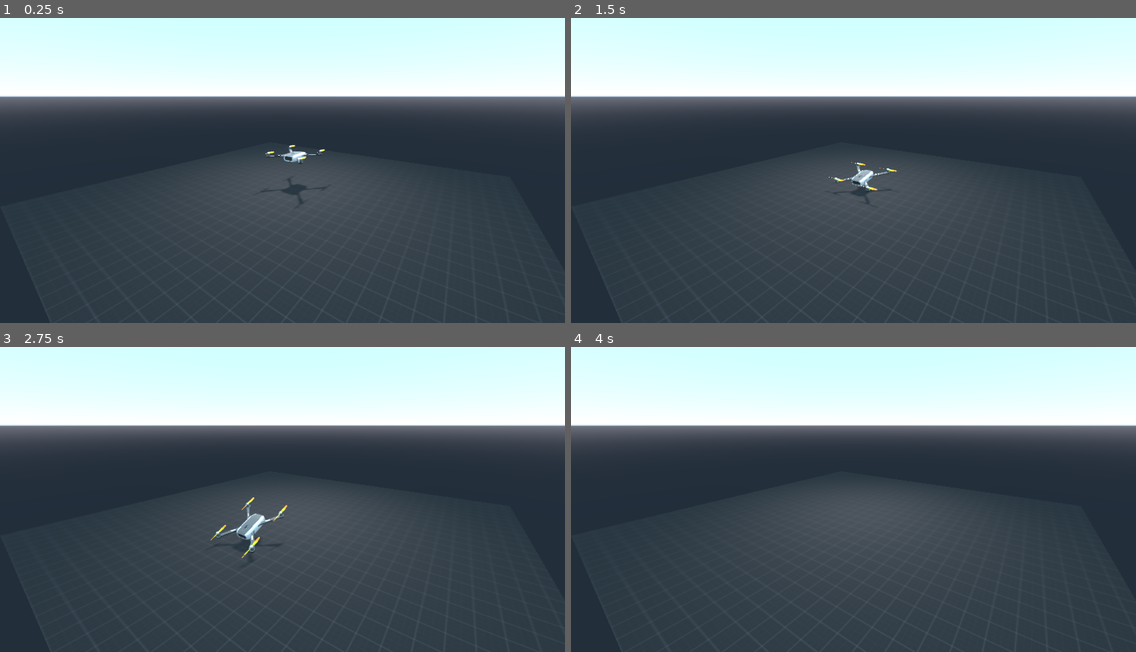
Above: before the commit, frames 1-4 (two rows, left to right).
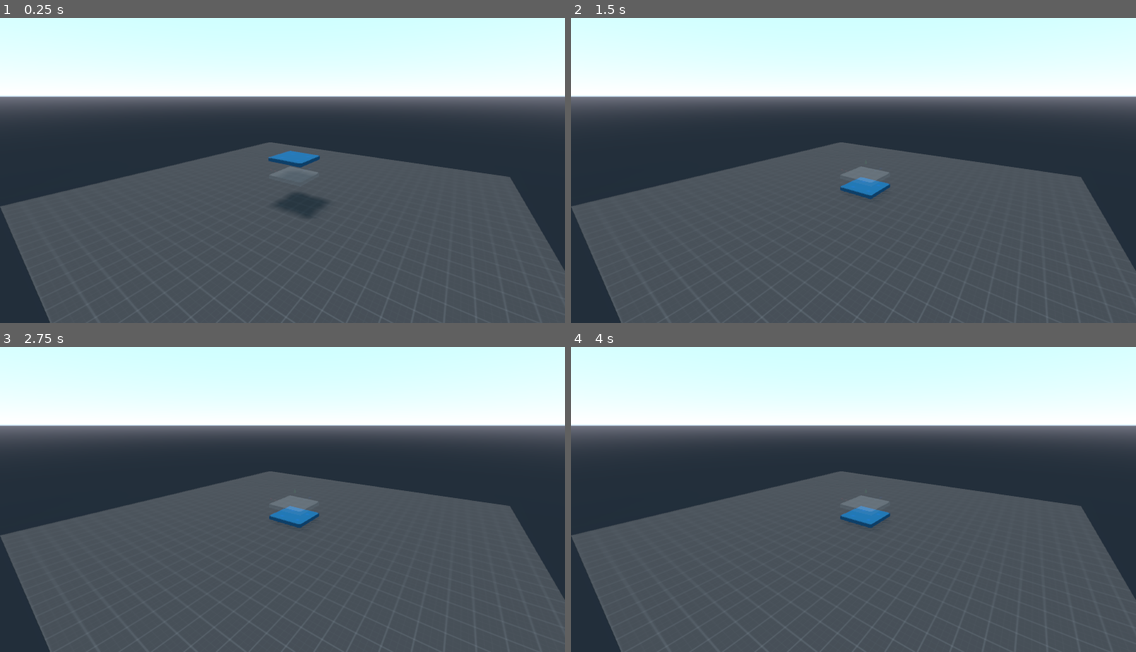
Above: after the commit, the same moments.

Repository: Yash-Pawar-2131/Drone-Simulator
Game: Godot game, scene res://scenes/world_2.tscn
Same seed, same stepped clock (60 frames per second), same inputs: the game is played once before the commit and once after it.
Inputs:
- Up to frame 1 (0.25 s): no input
- Up to frame 2 (1.5 s): no input
- Up to frame 3 (2.75 s): no input
- Up to frame 4 (4 s): no input

The runs differ from the first frame. In frame 1, 18% of the frame differs, in the area x 0-100%, y 40-100%; in frame 2, 18%; in frame 3, 18%; in frame 4, 18%.
Error after the commit: Parse Error: The identifier "rollError" isn't declared in the current scope. (res://scripts/Proto_Drone2.gd:80)

Commit message:
correct four individual forces from propeller

Diff:
--- a/project.godot
+++ b/project.godot
@@ -56,6 +56,11 @@
 "events": [ Object(InputEventJoypadMotion,"resource_local_to_scene":false,"resource_name":"","device":0,"axis":3,"axis_value":1.0,"script":null)
  ]
 }
+restart={
+"deadzone": 0.5,
+"events": [ Object(InputEventJoypadButton,"resource_local_to_scene":false,"resource_name":"","device":0,"button_index":11,"pressure":0.0,"pressed":false,"script":null)
+ ]
+}
 
 [physics]
 
--- a/scenes/world_2.tscn
+++ b/scenes/world_2.tscn
@@ -14,6 +14,7 @@
 [ext_resource path="res://scripts/Proto_Drone2.gd" type="Script" id=12]
 [ext_resource path="res://scenes/wing_0.gd" type="Script" id=13]
 [ext_resource path="res://scripts/xform_test.gd" type="Script" id=14]
+[ext_resource path="res://scripts/world_2.gd" type="Script" id=15]
 
 [sub_resource type="CubeMesh" id=1]
 
@@ -141,6 +142,7 @@
 uv1_offset = Vector3( -0.497, -0.49, 0 )
 
 [node name="Spatial" type="Spatial"]
+script = ExtResource( 15 )
 
 [node name="Floor" type="MeshInstance" parent="."]
 transform = Transform( 10, 0, 0, 0, 0.1, 0, 0, 0, 10, 0, 0, 0 )
@@ -153,8 +155,7 @@
 shape = SubResource( 5 )
 
 [node name="Desired_Drone_State" type="Spatial" parent="."]
-transform = Transform( 1, 0, 0, 0, 0.1, 0, 0, 0, 1, 0, 0.842582, 0 )
-visible = false
+transform = Transform( 1, 0, 0, 0, 0.1, 0, 0, 0, 1, 0, 0.923719, 0 )
 script = ExtResource( 3 )
 
 [node name="Desired_Drone_Mesh" type="MeshInstance" parent="Desired_Drone_State"]
@@ -195,19 +196,12 @@
 skeleton = NodePath("../..")
 material/0 = SubResource( 12 )
 
-[node name="SpotLight" type="SpotLight" parent="."]
-transform = Transform( 1, 0, 0, 0, -4.37114e-08, 1, 0, -1, -4.37114e-08, 0, 9.68176, 0 )
-light_energy = 1.941
-shadow_enabled = true
-shadow_bias = 0.01
-spot_range = 15.6998
-spot_angle = 60.0793
-
 [node name="Camera" type="Camera" parent="."]
 transform = Transform( -0.804241, 0.150087, -0.575039, -2.20779e-08, 0.967586, 0.252542, 0.594303, 0.203105, -0.778172, -6.77563, 5.13827, -10.2797 )
 
 [node name="Proto_Drone" type="RigidBody" parent="."]
 transform = Transform( 1, 0, 0, 0, 1, 0, 0, 0, 1, 0, 2.28132, 0 )
+visible = false
 script = ExtResource( 4 )
 
 [node name="Drone" type="Spatial" parent="Proto_Drone"]
@@ -262,7 +256,6 @@
 
 [node name="Proto_Drone2" type="RigidBody" parent="."]
 transform = Transform( 1, 0, 0, 0, 1, 0, 0, 0, 1, 0, 2.281, 0 )
-visible = false
 script = ExtResource( 12 )
 
 [node name="Proto_Drone_Mesh" type="MeshInstance" parent="Proto_Drone2"]
@@ -293,3 +286,7 @@
 mesh = SubResource( 3 )
 material/0 = SubResource( 16 )
 script = ExtResource( 14 )
+
+[node name="DirectionalLight" type="DirectionalLight" parent="."]
+transform = Transform( 0.707107, -0.5, 0.5, 0, 0.707107, 0.707107, -0.707107, -0.5, 0.5, -4, 4, 0 )
+shadow_enabled = true
--- a/scripts/Proto_Drone2.gd
+++ b/scripts/Proto_Drone2.gd
@@ -3,16 +3,17 @@
 onready var desired_drone_state = get_node("/root/Spatial/Desired_Drone_State")
 
 const SPEED = 1
+const MAX = 100.0
 
 const PGAIN = 20
 const DGAIN = 3
 const IGAIN = 2
 
-var previous_error : float
-var error : float
-var error_derivative : float
-var error_integral : float
-var force : Vector3
+var altitudePreviousError : float
+var altitudeErrorIntegral : float
+
+var pitchPreviousError = 0.0
+var pitchErrorIntegral = 0.0
 
 var thrust : float
 var yaw : float
@@ -24,16 +25,24 @@
 var motorBR : float
 var motorBL : float
 
+var forceFR : Vector3
+var forceFL : Vector3
+var forceBL : Vector3
+var forceBR : Vector3
+
+var dir
 
 func _ready():
-	previous_error = 0.0
-	error_integral = 0.0
+	altitudePreviousError = 0.0
+	altitudeErrorIntegral = 0.0
+
+	pitchPreviousError = 0.0
+	pitchErrorIntegral = 0.0
 
 	thrust = 0.0
 	yaw = 0.0
 	pitch = 0.0
 	roll = 0.0
-
 	pass
 
 
@@ -43,22 +52,70 @@
 
 func _physics_process(delta):
 
-	error = desired_drone_state.translation.y - self.translation.y
-	error_derivative = (error - previous_error) / delta
-	previous_error = error
-	error_integral = error_integral + error * delta
+	var altitudeError = desired_drone_state.translation.y - self.translation.y
+	var altitudeErrorDerivative = (altitudeError - altitudePreviousError) / delta
+	altitudePreviousError = altitudeError
+	altitudeErrorIntegral = altitudeErrorIntegral + altitudeError * delta
 
-	thrust = PGAIN * error + DGAIN * error_derivative + IGAIN * error_integral
+	if desired_drone_state.get_transform().basis.z.cross(self.get_transform().basis.z).y >= 0:
+		dir = -1
+	else:
+		dir = 1
+	var pitchError = (dir) * desired_drone_state.get_transform().basis.z.angle_to(self.get_transform().basis.z)
+	var pitchErrorDerivative = (pitchError - pitchPreviousError) / delta
+	pitchPreviousError = pitchError
+	pitchErrorIntegral = pitchErrorIntegral + pitchError * delta
+
+#	if desired_drone_state.get_transform().basis.z.cross(self.get_transform().basis.z).y >= 0:
+#		dir = -1
+#	else:
+#		dir = 1
+#	var error_yaw = (dir) * desired_drone_state.get_transform().basis.z.angle_to(self.get_transform().basis.z)
+#	var error_yaw_derivative = (error_yaw - previous_error_yaw) / delta
+#	previous_error_yaw = error_yaw
+#	error_yaw_integral = error_yaw_integral + error_yaw * delta
+
+	thrust = PGAIN * altitudeError + DGAIN * altitudeErrorDerivative + IGAIN * altitudeErrorIntegral
+	pitch = PGAIN * pitchError + DGAIN * pitchErrorDerivative + IGAIN * pitchErrorIntegral
+	roll = PGAIN * rollError + DGAIN * error_derivative + IGAIN * error_integral
 
 	motorFR = thrust + yaw + pitch + roll
 	motorFL = thrust - yaw + pitch - roll
 	motorBR = thrust - yaw - pitch + roll
 	motorBL = thrust + yaw - pitch - roll
 
-	add_force(self.get_transform().basis.y * motorFL * SPEED, $Proto_Drone_Mesh/P1.get_transform().origin)
-	add_force(self.get_transform().basis.y * motorBL * SPEED, $Proto_Drone_Mesh/P2.get_transform().origin)
-	add_force(self.get_transform().basis.y * motorBR * SPEED, $Proto_Drone_Mesh/P3.get_transform().origin)
-	add_force(self.get_transform().basis.y * motorFR * SPEED, $Proto_Drone_Mesh/P4.get_transform().origin)
+	forceFL = self.get_transform().basis.y * motorFL * SPEED
+	forceBL = self.get_transform().basis.y * motorBL * SPEED
+	forceBR = self.get_transform().basis.y * motorBR * SPEED
+	forceFR = self.get_transform().basis.y * motorFR * SPEED
+
+	forceFL.x = clamp(forceFL.x, 0, MAX)
+	forceFL.y = clamp(forceFL.y, 0, MAX)
+	forceFL.z = clamp(forceFL.z, 0, MAX)
+
+	forceBL.x = clamp(forceBL.x, 0, MAX)
+	forceBL.y = clamp(forceBL.y, 0, MAX)
+	forceBL.z = clamp(forceBL.z, 0, MAX)
+
+	forceBR.x = clamp(forceBR.x, 0, MAX)
+	forceBR.y = clamp(forceBR.y, 0, MAX)
+	forceBR.z = clamp(forceBR.z, 0, MAX)
+
+	forceFR.x = clamp(forceFR.x, 0, MAX)
+	forceFR.y = clamp(forceFR.y, 0, MAX)
+	forceFR.z = clamp(forceFR.z, 0, MAX)
+
+#	print(Vector3(forceFL.x, forceFL.y, forceFL.z))
+
+	add_force(forceFL, $Proto_Drone_Mesh/P1.get_transform().origin)
+	add_force(forceBL, $Proto_Drone_Mesh/P2.get_transform().origin)
+	add_force(forceBR, $Proto_Drone_Mesh/P3.get_transform().origin)
+	add_force(forceFR, $Proto_Drone_Mesh/P4.get_transform().origin)
+
+#	add_force(self.get_transform().basis.y * motorFL * SPEED, $Proto_Drone_Mesh/P1.get_transform().origin)
+#	add_force(self.get_transform().basis.y * motorBL * SPEED, $Proto_Drone_Mesh/P2.get_transform().origin)
+#	add_force(self.get_transform().basis.y * motorBR * SPEED, $Proto_Drone_Mesh/P3.get_transform().origin)
+#	add_force(self.get_transform().basis.y * motorFR * SPEED, $Proto_Drone_Mesh/P4.get_transform().origin)
 
 	# add_torque(Vector3(0, Input.get_axis("yaw_right", "yaw_left") * 10, 0))
 
--- /dev/null
+++ b/scripts/world_2.gd
@@ -0,0 +1,18 @@
+extends Spatial
+
+
+# Declare member variables here. Examples:
+# var a = 2
+# var b = "text"
+
+
+# Called when the node enters the scene tree for the first time.
+func _ready():
+	pass # Replace with function body.
+
+
+# Called every frame. 'delta' is the elapsed time since the previous frame.
+func _process(delta):
+	if Input.is_action_pressed('restart'):
+		get_tree().reload_current_scene()
+	pass
Not shown: 1 places in scenes/world_2.tscn that only renumber resources
